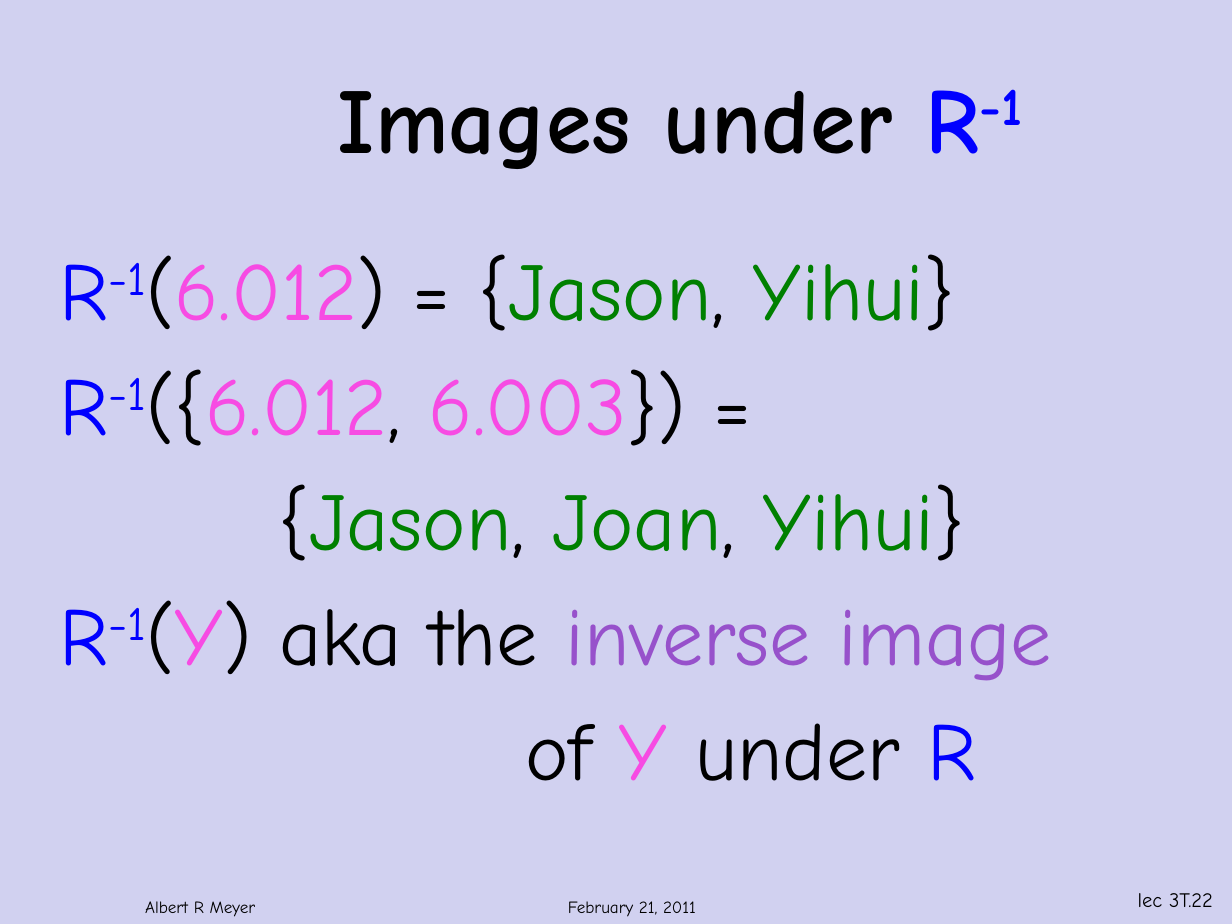
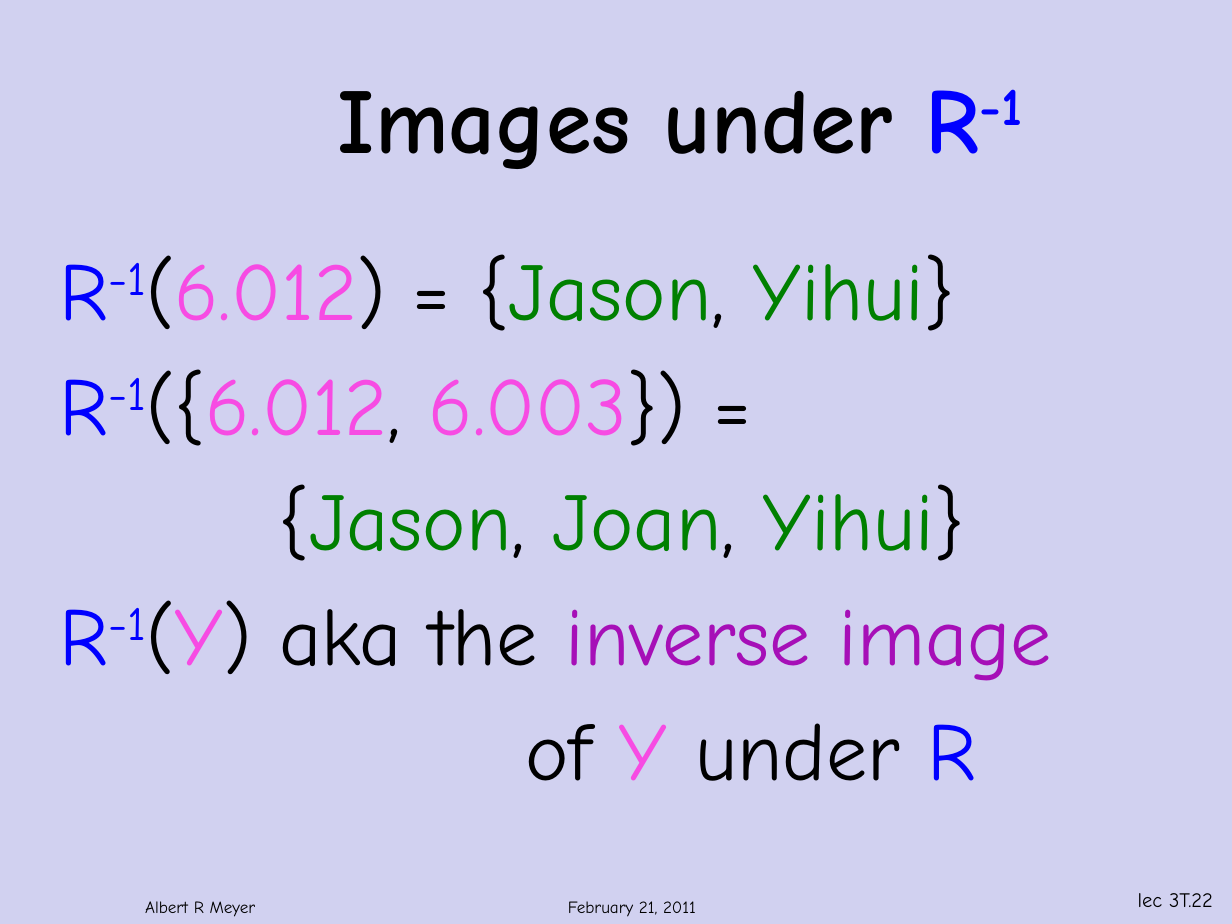
Before and after one commit to armeyer/mcs_web, a slide deck: slide 22 of spring12/slidesS12/relations.pptx. Drawn at 1232x924 pixels with LibreOffice and Linux fonts; fonts in the diff are those of the drawing; background and template pictures are left out. Boxes give left, top, right and bottom in pixels: in the first picture for what was removed or moved away, otherwise in the second. Text is boxed around its words. In the diff, an @@ line names an element or a change of style, - is before the commit and + after.

```diff
--- a/spring12/slidesS12/relations.pptx
+++ b/spring12/slidesS12/relations.pptx
@@ text at <box>59,600,1052,681</box>: text colour #9751CB to #A60FB7 in "inverse image" @@
```
Also in this commit, not shown: 5 other slides changed, 2 slides added.
